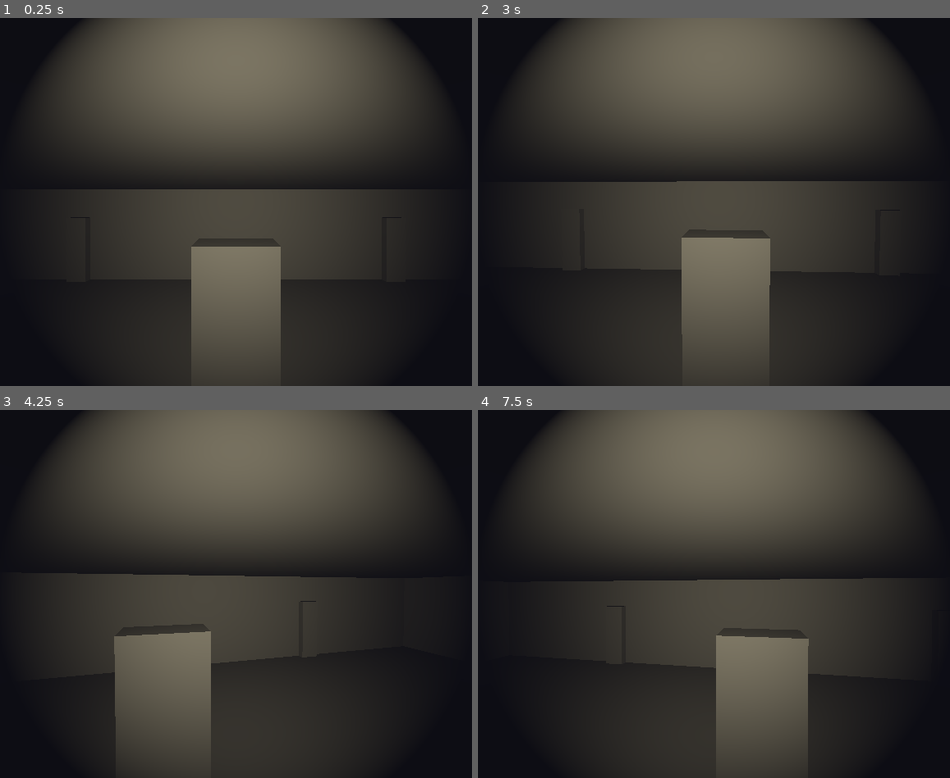
Above: before the commit, frames 1-4 (two rows, left to right).
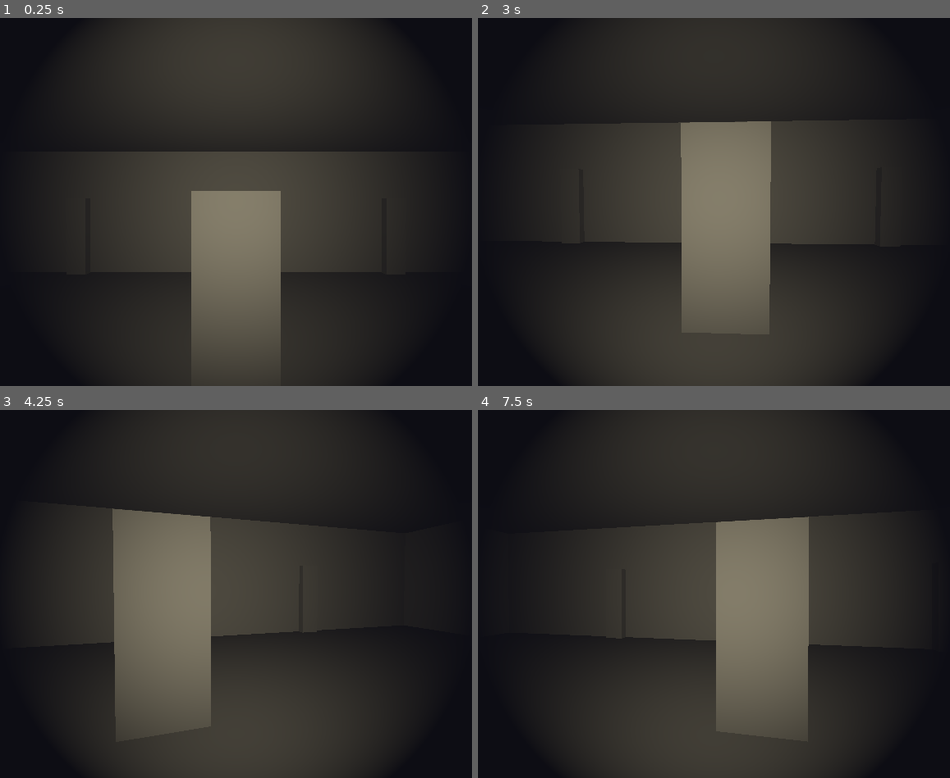
Above: after the commit, the same moments.

Repository: usumake1/HorrorGame
Game: Godot game, scene res://scenes/main.tscn
The game is run twice, just before and just after one commit, with the same random seed, the same clock (stepped at 60 frames per second) and the same inputs.
Inputs (mouse positions are in pixels of both pictures, inside the frame that each line leads up to):
- Up to frame 1 (0.25 s): no input
- Up to frame 2 (3 s): move the mouse to (751, 202) at 0.52 s; hold F (flashlight) 0.53-1.28 s; hold W (move_forward) from 0.53 s (still down); tap Enter at 1.25, 2.75 s; move the mouse to (680, 202) at 1.27 s; tap E (interact) at 1.35 s; tap Space at 2 s; move the mouse to (728, 194) at 2.02 s; hold Shift (sprint) 2.03-2.78 s; move the mouse to (704, 209) at 2.77 s; tap F (flashlight) at 2.85 s
- Up to frame 3 (4.25 s): keep holding W (move_forward); tap Space at 3.5 s; move the mouse to (283, 597) at 3.52 s; tap E (interact) at 3.6 s
- Up to frame 4 (7.5 s): tap Enter at 4.25 s; move the mouse to (666, 590) at 4.27 s; tap Shift (sprint) at 4.35 s; tap Space at 5 s; move the mouse to (723, 594) at 5.02 s; hold F (flashlight) 5.03-5.78 s; move the mouse to (690, 586) at 5.77 s; release W (move_forward) at 5.78 s; hold D (move_right) 5.78-6.53 s; tap E (interact) at 5.85 s; move the mouse to (751, 594) at 6.52 s; hold Shift (sprint) 6.53-7.28 s; hold W (move_forward) from 6.53 s (still down); move the mouse to (680, 594) at 7.27 s; tap F (flashlight) at 7.35 s

The runs differ from the first frame. In frame 1, 30% of the frame differs, in the area x 12-88%, y 0-72%; in frame 2, 28%; in frame 3, 30%; in frame 4, 30%.

Commit message:
Fix ceiling collision - raise ceiling and extend walls
- Raised ceiling from Y=3 to Y=4 to accommodate player capsule height
- Player capsule is 3 units tall (height 2.0 + radius 0.5*2)
- Extended all walls from height 3 to height 4
- Adjusted doorway heights from 2.0 to 2.4 units
- Prevents player from being stuck between floor and ceiling

Diff:
--- a/scenes/main.tscn
+++ b/scenes/main.tscn
@@ -58,57 +58,57 @@
 size = Vector3(20, 1, 20)
 
 [node name="OuterWallNorth" type="CSGBox3D" parent="House"]
-transform = Transform3D(1, 0, 0, 0, 1, 0, 0, 0, 1, 0, 1.5, -10)
+transform = Transform3D(1, 0, 0, 0, 1, 0, 0, 0, 1, 0, 2, -10)
 use_collision = true
-size = Vector3(20, 3, 0.5)
+size = Vector3(20, 4, 0.5)
 
 [node name="OuterWallSouth" type="CSGBox3D" parent="House"]
-transform = Transform3D(1, 0, 0, 0, 1, 0, 0, 0, 1, 0, 1.5, 10)
+transform = Transform3D(1, 0, 0, 0, 1, 0, 0, 0, 1, 0, 2, 10)
 use_collision = true
-size = Vector3(20, 3, 0.5)
+size = Vector3(20, 4, 0.5)
 
 [node name="OuterWallEast" type="CSGBox3D" parent="House"]
-transform = Transform3D(1, 0, 0, 0, 1, 0, 0, 0, 1, 10, 1.5, 0)
+transform = Transform3D(1, 0, 0, 0, 1, 0, 0, 0, 1, 10, 2, 0)
 use_collision = true
-size = Vector3(0.5, 3, 20)
+size = Vector3(0.5, 4, 20)
 
 [node name="OuterWallWest" type="CSGBox3D" parent="House"]
-transform = Transform3D(1, 0, 0, 0, 1, 0, 0, 0, 1, -10, 1.5, 0)
+transform = Transform3D(1, 0, 0, 0, 1, 0, 0, 0, 1, -10, 2, 0)
 use_collision = true
-size = Vector3(0.5, 3, 20)
+size = Vector3(0.5, 4, 20)
 
 [node name="InnerWall1" type="CSGBox3D" parent="House"]
-transform = Transform3D(1, 0, 0, 0, 1, 0, 0, 0, 1, 0, 1.5, 0)
+transform = Transform3D(1, 0, 0, 0, 1, 0, 0, 0, 1, 0, 2, 0)
 use_collision = true
-size = Vector3(0.5, 3, 20)
+size = Vector3(0.5, 4, 20)
 
 [node name="InnerWall2" type="CSGBox3D" parent="House"]
-transform = Transform3D(1, 0, 0, 0, 1, 0, 0, 0, 1, 0, 1.5, 0)
+transform = Transform3D(1, 0, 0, 0, 1, 0, 0, 0, 1, 0, 2, 0)
 use_collision = true
-size = Vector3(20, 3, 0.5)
+size = Vector3(20, 4, 0.5)
 
 [node name="DoorwayH1" type="CSGBox3D" parent="House"]
-transform = Transform3D(1, 0, 0, 0, 1, 0, 0, 0, 1, 0, 1, 5)
+transform = Transform3D(1, 0, 0, 0, 1, 0, 0, 0, 1, 0, 1.2, 5)
 operation = 2
-size = Vector3(1, 2, 0.6)
+size = Vector3(1, 2.4, 0.6)
 
 [node name="DoorwayH2" type="CSGBox3D" parent="House"]
-transform = Transform3D(1, 0, 0, 0, 1, 0, 0, 0, 1, 0, 1, -5)
+transform = Transform3D(1, 0, 0, 0, 1, 0, 0, 0, 1, 0, 1.2, -5)
 operation = 2
-size = Vector3(1, 2, 0.6)
+size = Vector3(1, 2.4, 0.6)
 
 [node name="DoorwayV1" type="CSGBox3D" parent="House"]
-transform = Transform3D(1, 0, 0, 0, 1, 0, 0, 0, 1, 5, 1, 0)
+transform = Transform3D(1, 0, 0, 0, 1, 0, 0, 0, 1, 5, 1.2, 0)
 operation = 2
-size = Vector3(0.6, 2, 1)
+size = Vector3(0.6, 2.4, 1)
 
 [node name="DoorwayV2" type="CSGBox3D" parent="House"]
-transform = Transform3D(1, 0, 0, 0, 1, 0, 0, 0, 1, -5, 1, 0)
+transform = Transform3D(1, 0, 0, 0, 1, 0, 0, 0, 1, -5, 1.2, 0)
 operation = 2
-size = Vector3(0.6, 2, 1)
+size = Vector3(0.6, 2.4, 1)
 
 [node name="Ceiling" type="CSGBox3D" parent="House"]
-transform = Transform3D(1, 0, 0, 0, 1, 0, 0, 0, 1, 0, 3, 0)
+transform = Transform3D(1, 0, 0, 0, 1, 0, 0, 0, 1, 0, 4, 0)
 use_collision = true
 size = Vector3(20, 0.2, 20)
 
